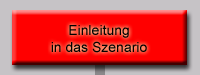
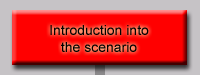
Layers edited between the first and the second 200×75 image:
renamed "Einleitung in das Szenario" to "Introduction into the scenario", painted on it over [50, 25, 149, 53]
